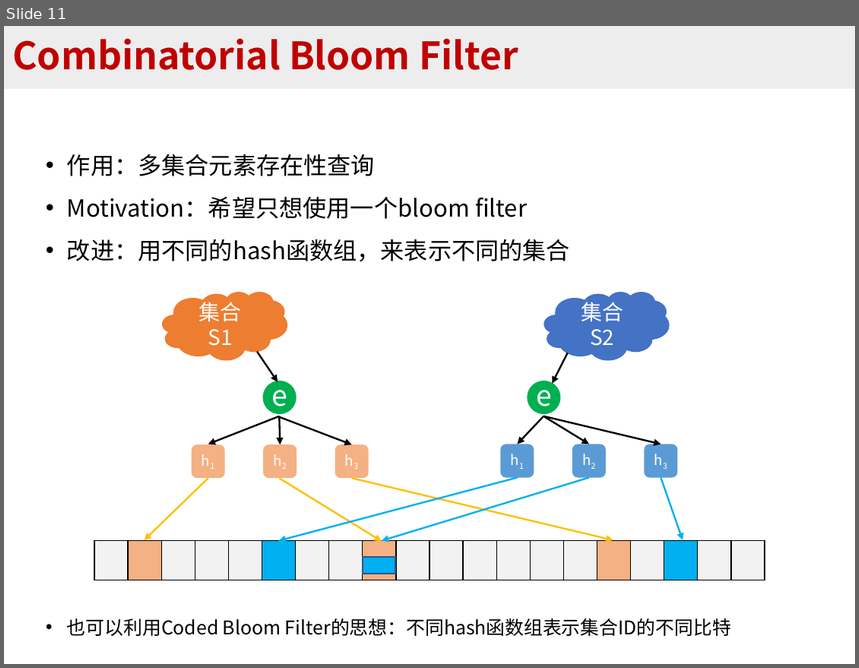
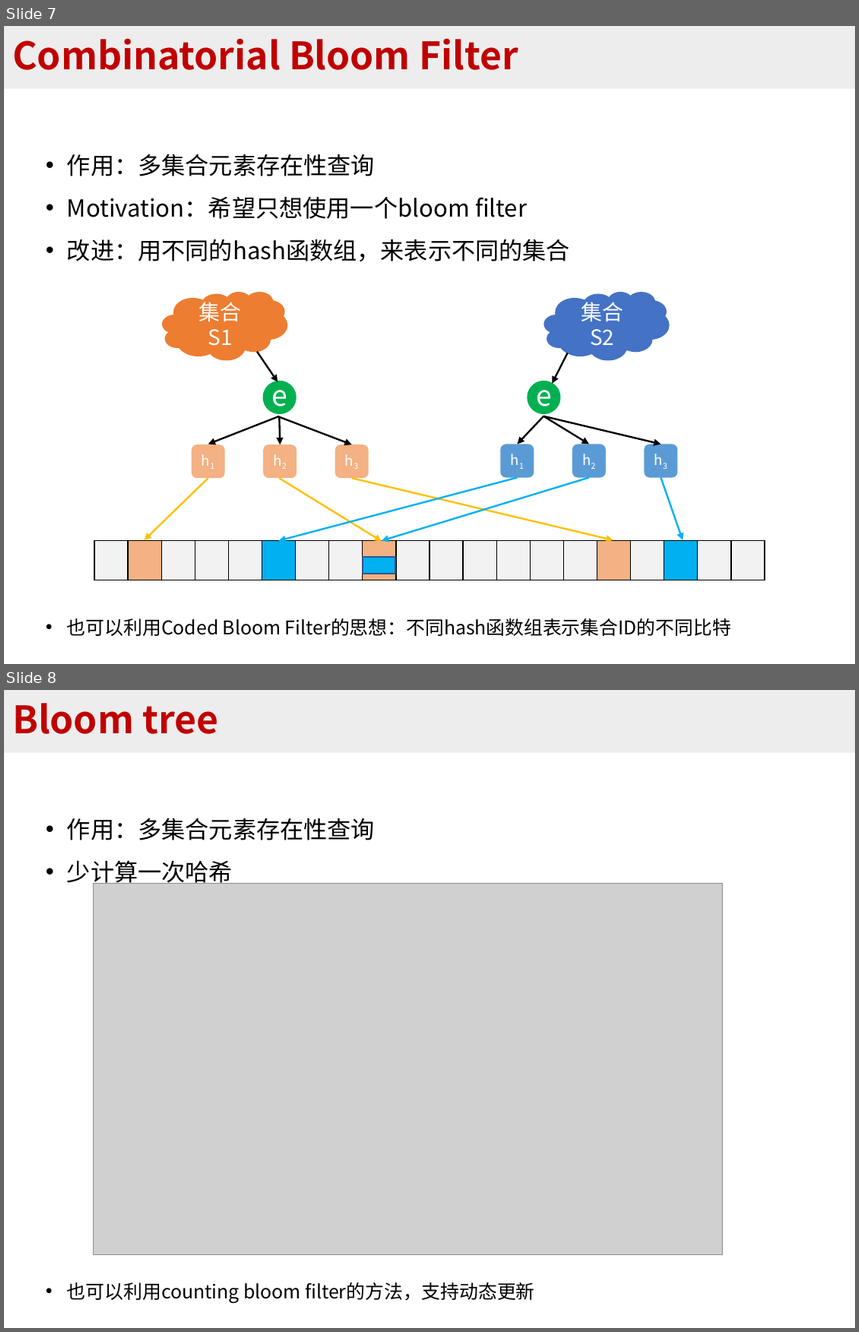
Before and after one commit to BlockLiu/Algorithms-for-Per-flow-Measurement, a slide deck: 常见sketch算法.pptx. Shown one above the other, each under a label of ours: slide 11 before the commit, slides 7 and 8 after it. The pictures are 859x668 and 859x1332 pixels, drawn with LibreOffice and Linux fonts; fonts in the diff are those of the drawing; grey boxes stand for pictures. Boxes give left, top, right and bottom in pixels: in the first picture for what was removed or moved away, otherwise in the second. Text is boxed around its words. In the diff, an @@ line names an element or a change of style, - is before the commit and + after.

```diff
--- a/常见sketch算法.pptx
+++ b/常见sketch算法.pptx
@@ slide 8 added at (4, 690, 855, 1328), background #FFFFFF @@
@@ title added at (4, 690, 855, 753), fill #EDEDED, 32 pt, text #C00000, bold @@
+Bloom tree
@@ text added at (67, 818, 535, 1303), 16 pt, text #000000 @@
+• 作用：多集合元素存在性查询
+• 少计算一次哈希
+• 也可以利用counting bloom filter的方法，支持动态更新
@@ picture added at (94, 883, 723, 1255) @@
@@ what was slide 11 is now slide 7 @@
```
Also in this commit, not shown: 4 slides changed, 12 other slides added, 1 slide removed, 16 other files.
